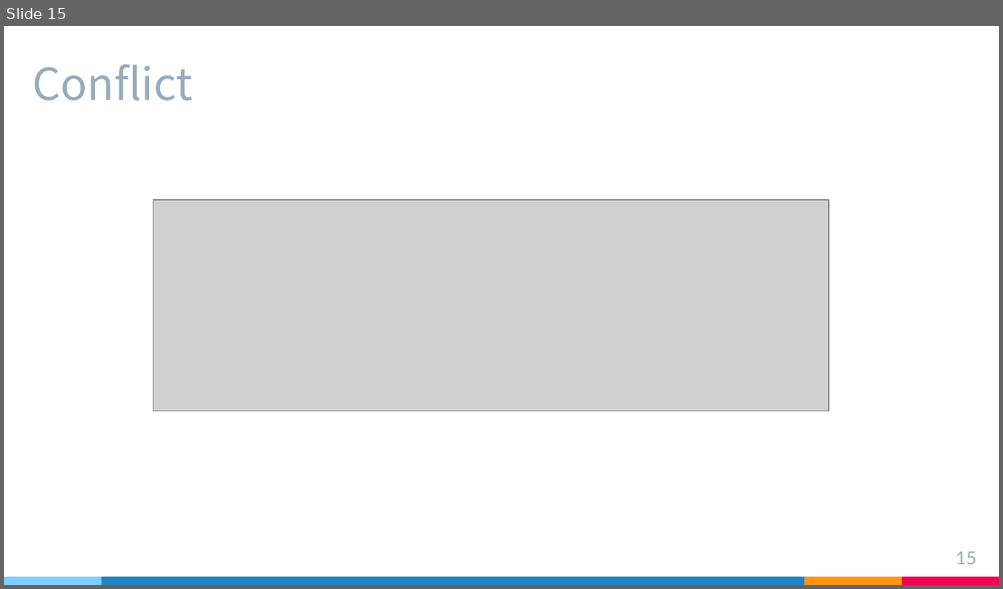
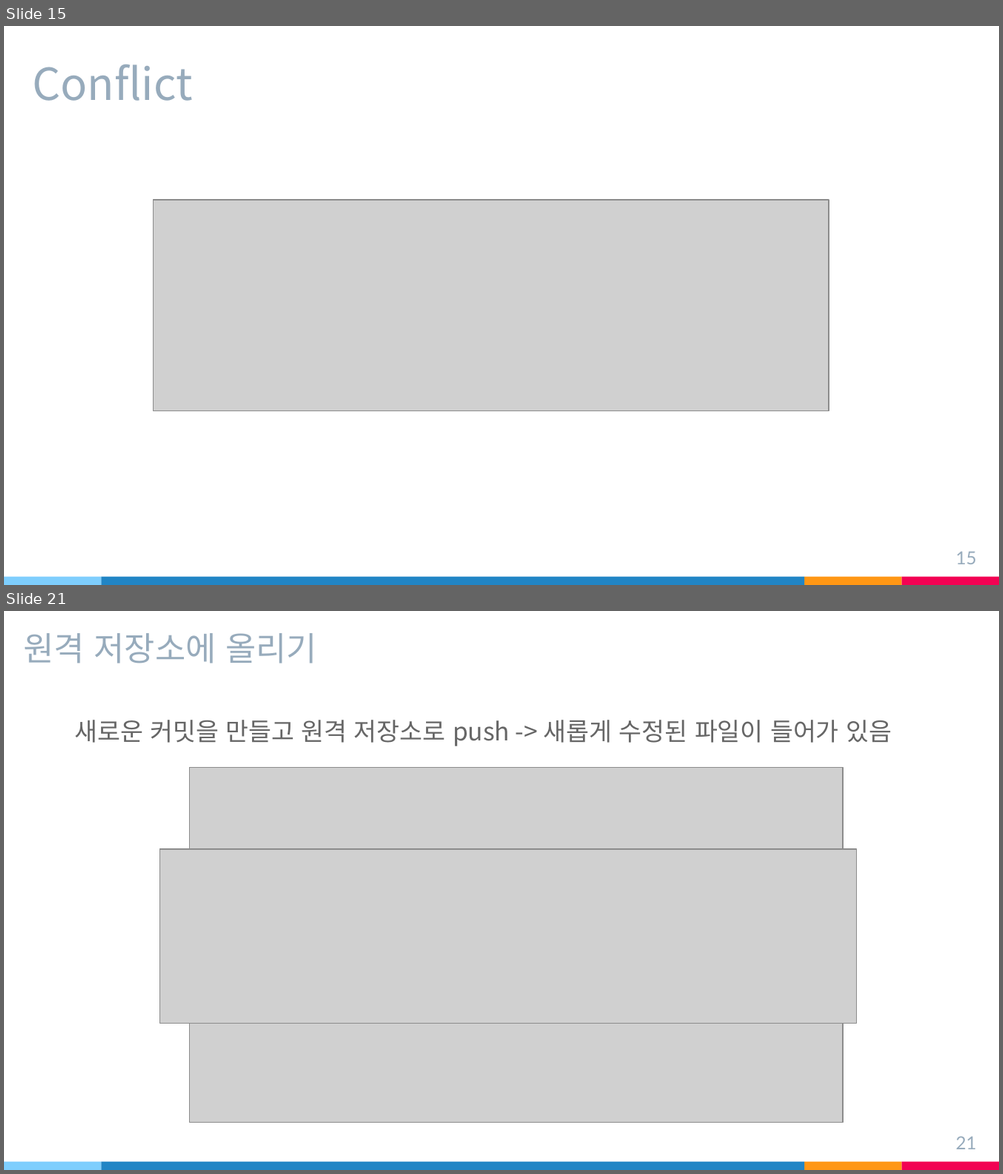
Before and after one commit to sh0204/Study, a slide deck: Git.pptx. Shown one above the other, each under a label of ours: slide 15 before the commit, slides 15 and 21 after it; the slides between them are not shown. The pictures are 1003x589 and 1003x1174 pixels, drawn with LibreOffice and Linux fonts; fonts in the diff are those of the drawing; grey boxes stand for pictures. Boxes give left, top, right and bottom in pixels: in the first picture for what was removed or moved away, otherwise in the second. Text is boxed around its words. In the diff, an @@ line names an element or a change of style, - is before the commit and + after.

```diff
--- a/Git.pptx
+++ b/Git.pptx
@@ slide 21 added at (4,611,999,1170), background #FFFFFF; not listed: 4 template elements that a slide beside it also shows @@
@@ title added at (24,633,317,664), 24 pt, text #97ABBC @@
+원격 저장소에 올리기
@@ text added at (74,720,891,746), 18 pt, text #666666 @@
+새로운 커밋을 만들고 원격 저장소로 push -> 새롭게 수정된 파일이 들어가 있음
@@ picture added at (190,767,843,1122) @@
@@ picture added at (160,850,856,1024) @@
@@ page number added at (956,1136,976,1150), 13 pt, text #97ABBC @@
+21
```
Also in this commit, not shown: 5 slides changed, 7 other slides added, 1 slide removed.
